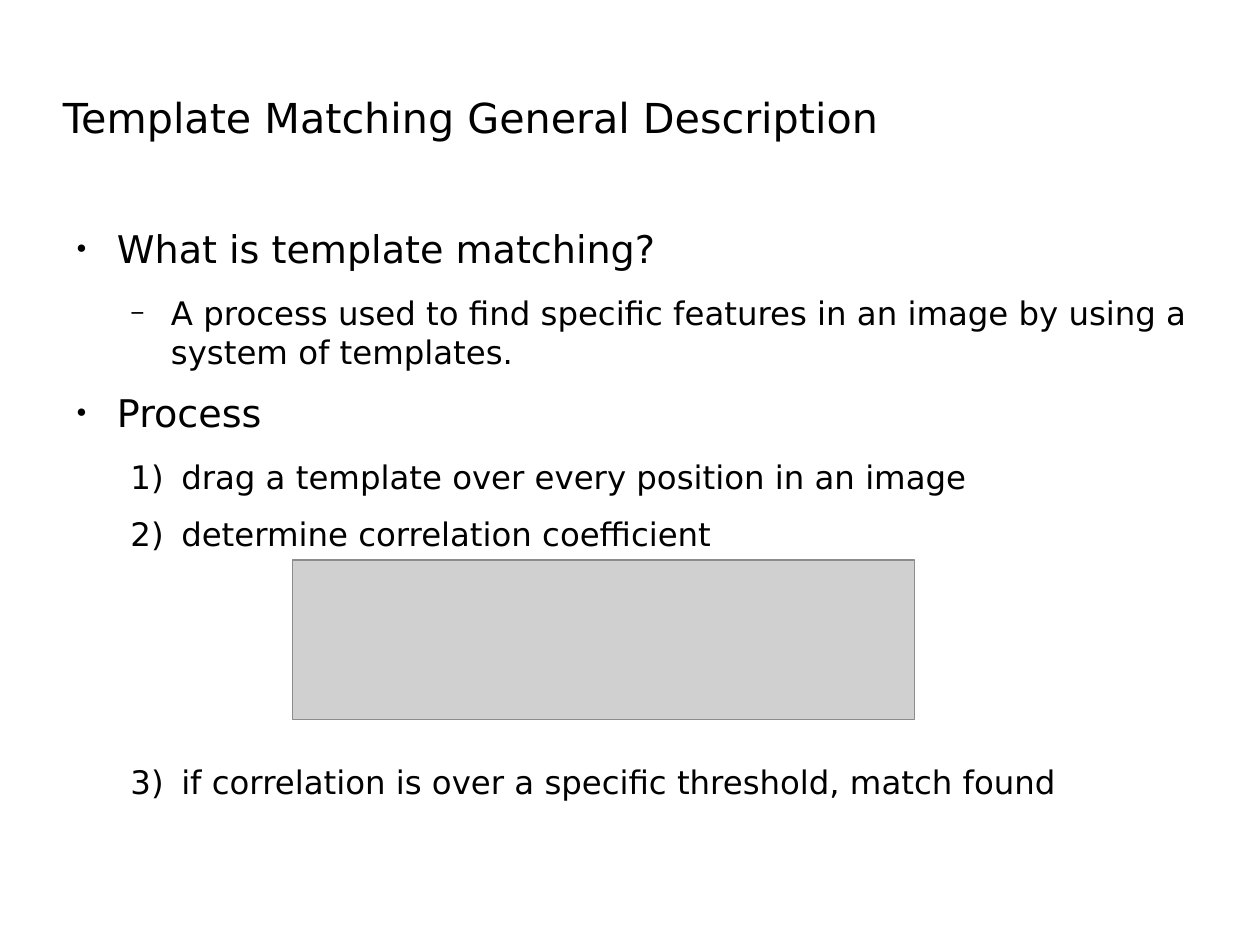
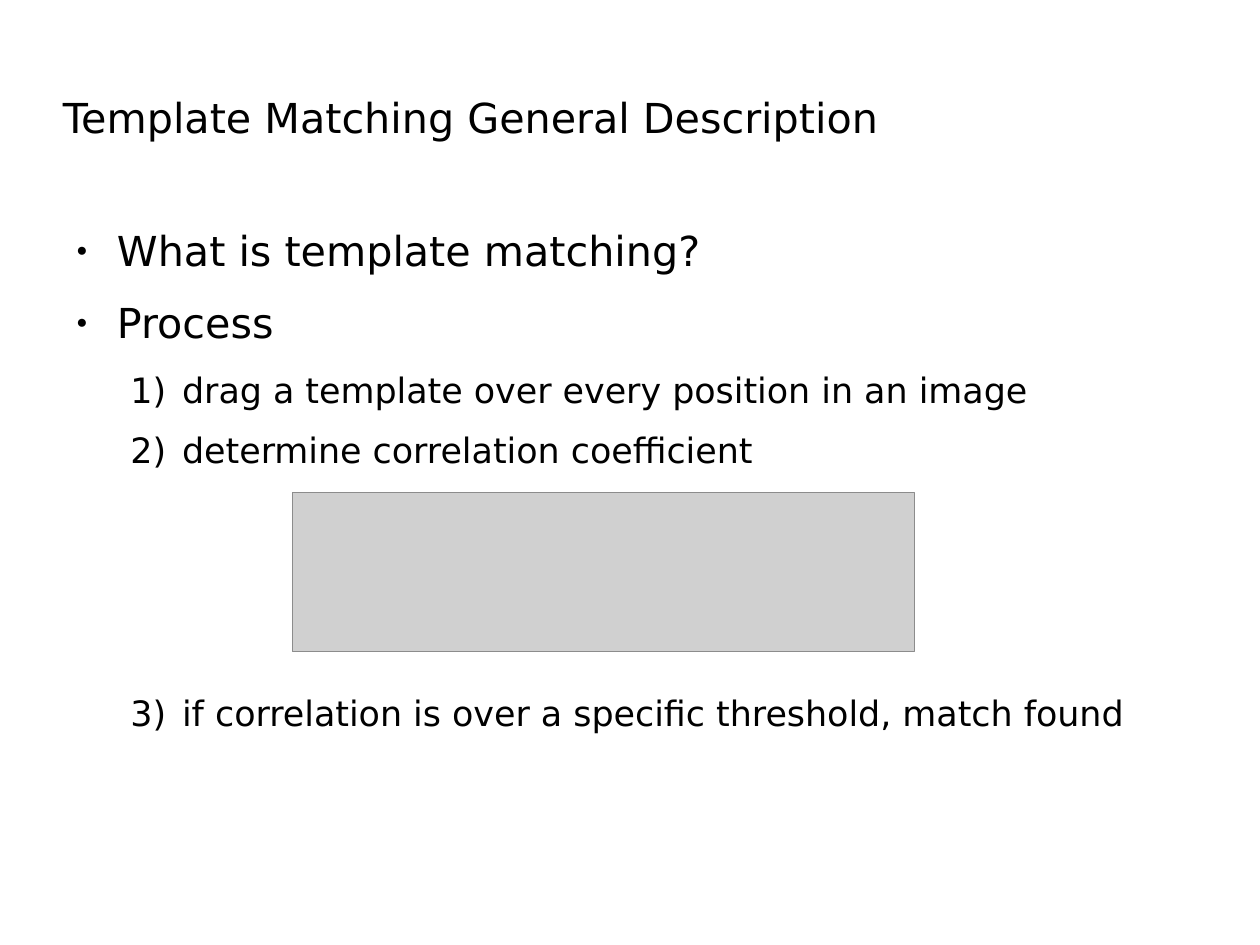
Before and after one commit to Luke-Meyer/dip_project, a slide deck: slide 4 of Presentation/License Plate Sequence Extraction.odp. Drawn at 1260x945 pixels with LibreOffice and Linux fonts; fonts in the diff are those of the drawing; grey boxes stand for pictures; background and template pictures are left out. Boxes give left, top, right and bottom in pixels: in the first picture for what was removed or moved away, otherwise in the second. Text is boxed around its words. In the diff, an @@ line names an element or a change of style, - is before the commit and + after.

```diff
--- a/Presentation/License Plate Sequence Extraction.odp
+++ b/Presentation/License Plate Sequence Extraction.odp
@@ text "What is template matching?" at [117,234,1124,734]: size 24.1 to 26 pt in "What is template matching?", "Process"; size 20.4 to 22 pt in "drag a template over every position in ...", "determine correlation coefficient", "if correlation is over a specific threshold, ..." @@
@@ text at [171,300,1186,371]: paragraph removed @@
-  − A process used to find specific features in an image by using a system of templates.
@@ picture: place and size @@
-picture at [293,560,915,719]
+picture at [293,493,915,652]
```
Also in this commit, not shown: 9 other slides changed, 3 slides added, 2 slides removed, 1 other file.
